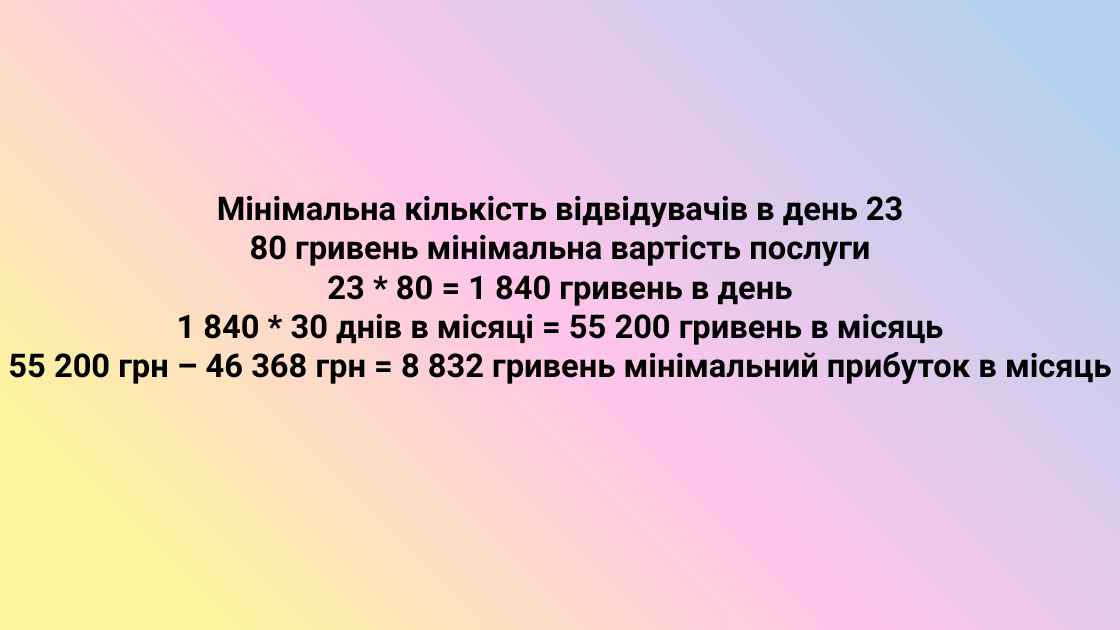
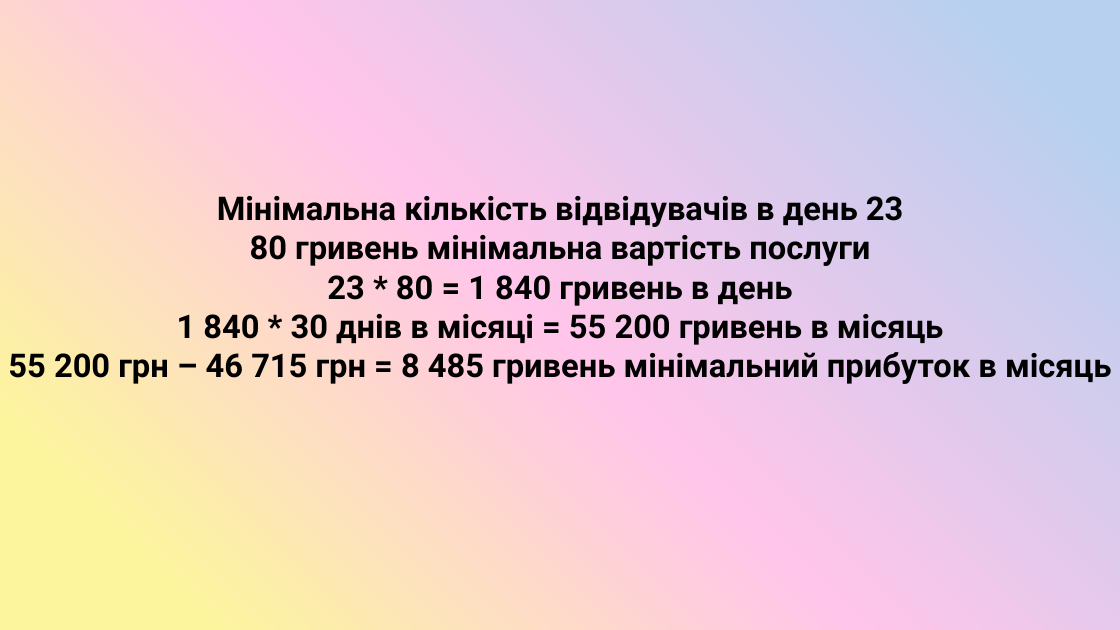
Before and after one commit to SashaGaran/Katya_diplomna, a slide deck: slide 13 of diplomna.pptx. Drawn at 1120x630 pixels with LibreOffice and Linux fonts; fonts in the diff are those of the drawing. Boxes give left, top, right and bottom in pixels: in the first picture for what was removed or moved away, otherwise in the second. Text is boxed around its words. In the diff, an @@ line names an element or a change of style, - is before the commit and + after.

```diff
--- a/diplomna.pptx
+++ b/diplomna.pptx
@@ text at (8, 352, 1112, 384): text changed @@
-55 200 грн – 46 368 грн = 8 832 гривень мінімальний прибуток в місяць
+55 200 грн – 46 715 грн = 8 485 гривень мінімальний прибуток в місяць
```
Also in this commit, not shown: 2 other slides changed.
